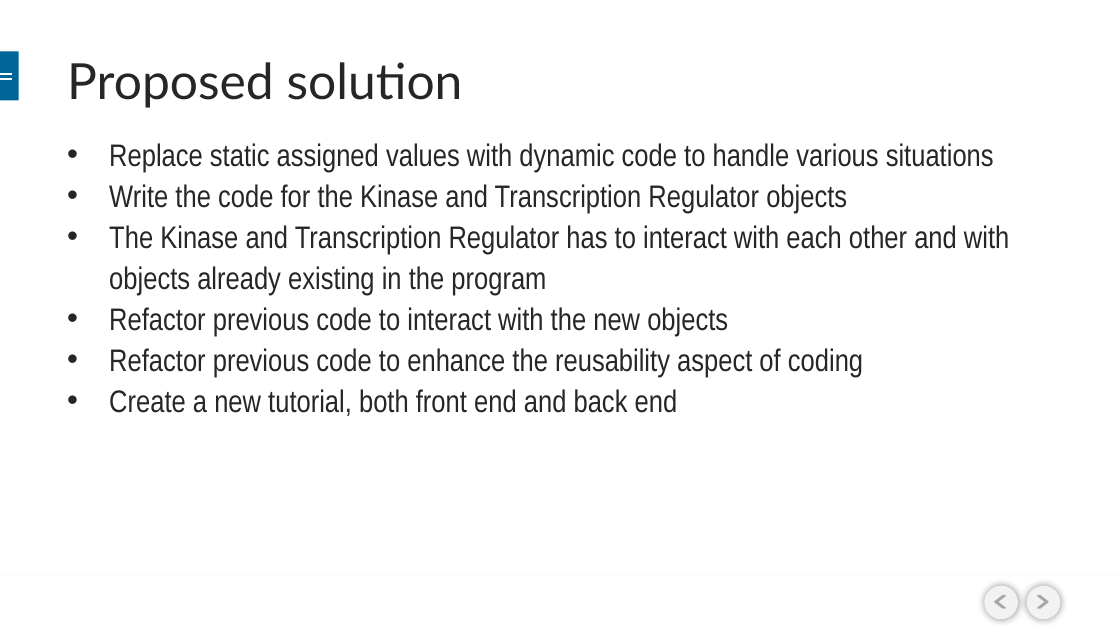
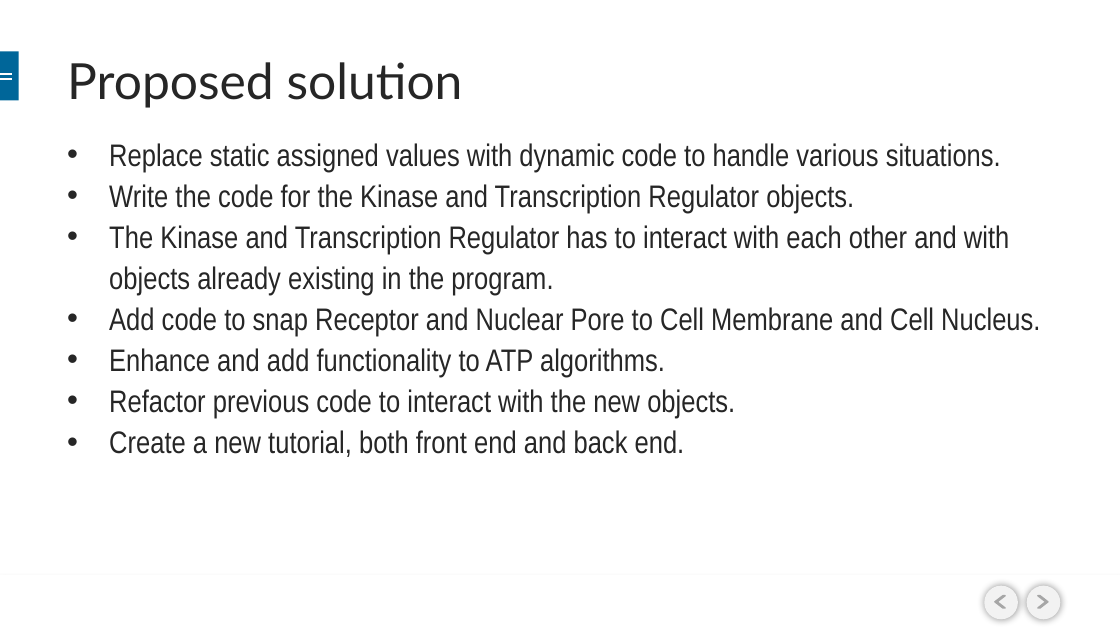
Before and after one commit to BioRubeBotProject/2015-Fall, a slide deck: slide 4 of Documents/BIORUBEBOT- CS452.pptx. Drawn at 1120x630 pixels with LibreOffice and Linux fonts; fonts in the diff are those of the drawing; background and template pictures are left out. Boxes give left, top, right and bottom in pixels: in the first picture for what was removed or moved away, otherwise in the second. Text is boxed around its words. In the diff, an @@ line names an element or a change of style, - is before the commit and + after.

```diff
--- a/Documents/BIORUBEBOT- CS452.pptx
+++ b/Documents/BIORUBEBOT- CS452.pptx
@@ text at <box>109,143,1040,457</box>: text changed @@
-• Replace static assigned values with dynamic code to handle various situations
-• Write the code for the Kinase and Transcription Regulator objects
-• The Kinase and Transcription Regulator has to interact with each other and with objects already existing in the program
-• Refactor previous code to interact with the new objects
-• Refactor previous code to enhance the reusability aspect of coding
-• Create a new tutorial, both front end and back end
+• Replace static assigned values with dynamic code to handle various situations.
+• Write the code for the Kinase and Transcription Regulator objects.
+• The Kinase and Transcription Regulator has to interact with each other and with objects already existing in the program.
+• Add code to snap Receptor and Nuclear Pore to Cell Membrane and Cell Nucleus.
+• Enhance and add functionality to ATP algorithms.
+• Refactor previous code to interact with the new objects.
+• Create a new tutorial, both front end and back end.
```
Also in this commit, not shown: 8 other slides changed, 2 slides added, 5 other files.
